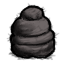
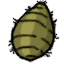
Comparing the layer stacks of the two 64 × 64 images. Changes:
renamed "wand.png" to "Layer #1", showed it, moved it above "Layer", painted on it over (6, 0, 60, 63)
hid "Layer" over (6, 2, 60, 61)
